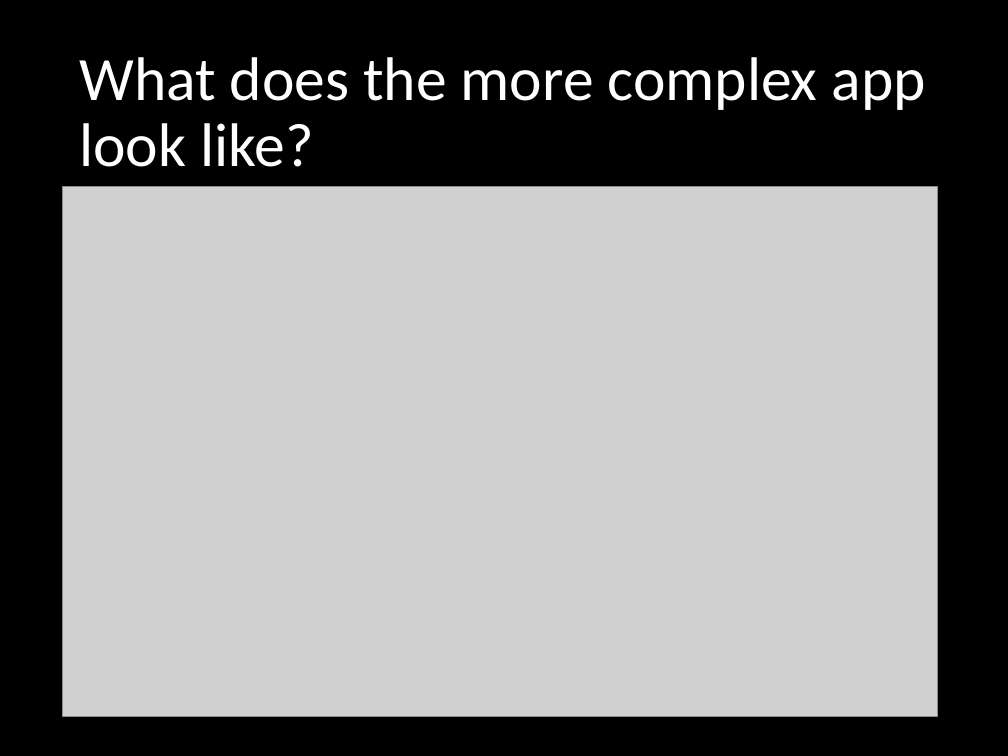
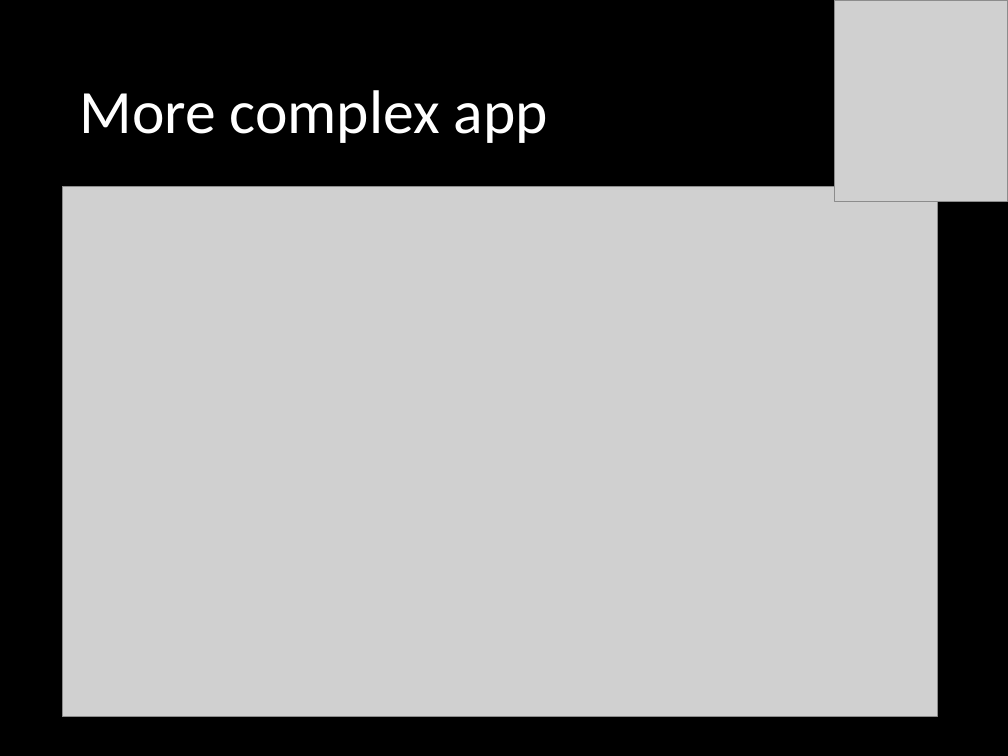
Before and after one commit to InteragencyEcologicalProgram/iep-data-workshop-2024, a slide deck: slide 19 of presentations/Introduction to Shiny.pptx (slide 17 before the commit). Drawn at 1008x756 pixels with LibreOffice and Linux fonts; fonts in the diff are those of the drawing; grey boxes stand for pictures. Boxes give left, top, right and bottom in pixels: in the first picture for what was removed or moved away, otherwise in the second. Text is boxed around its words. In the diff, an @@ line names an element or a change of style, - is before the commit and + after.

```diff
--- a/presentations/Introduction to Shiny.pptx
+++ b/presentations/Introduction to Shiny.pptx
@@ picture added at [835,0,1008,202] @@
@@ title at [79,90,548,143]: text changed @@
-What does the more complex app look like?
+More complex app
```
Also in this commit, not shown: 9 other slides changed, 2 slides added.
